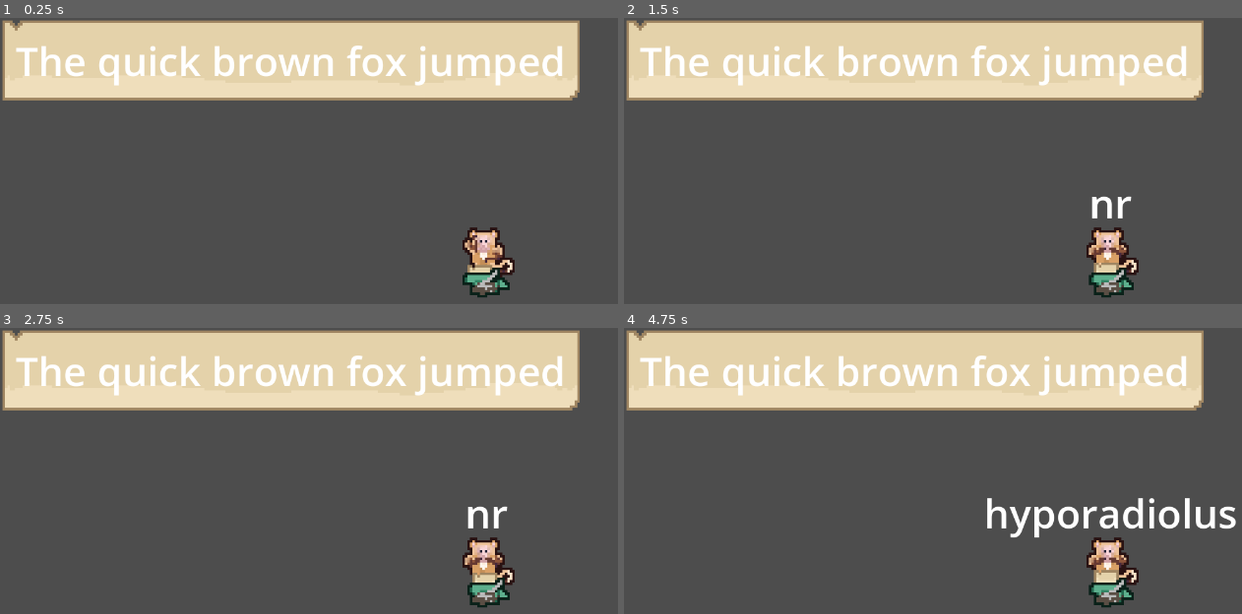
Above: before the commit, frames 1-4 (two rows, left to right).
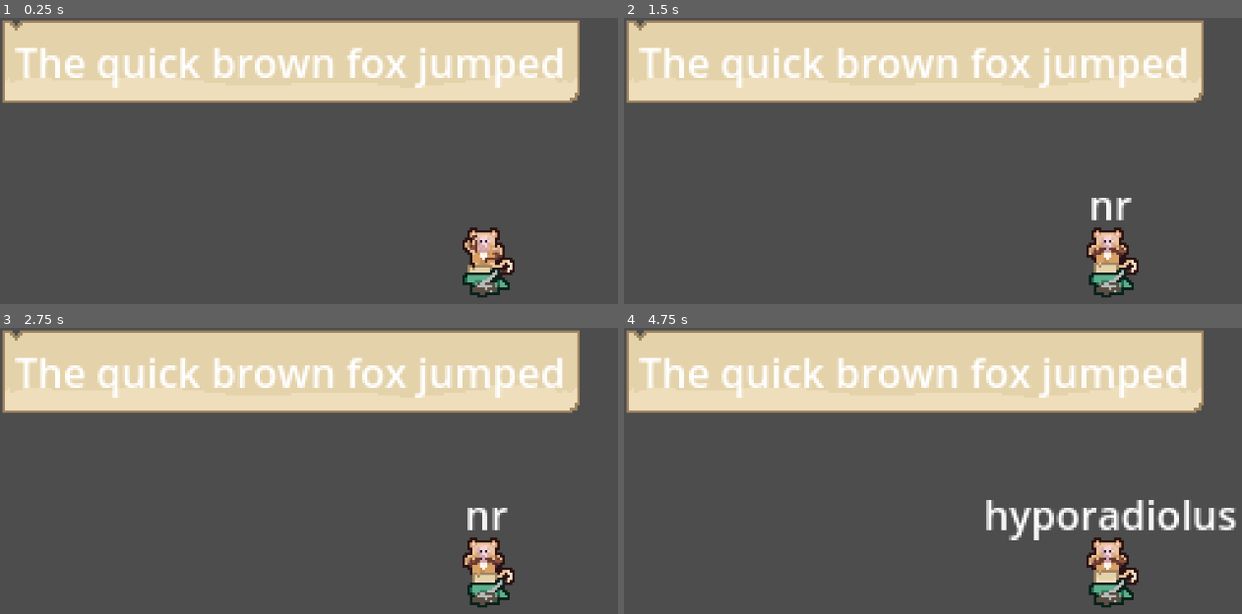
Above: after the commit, the same moments.

Repository: levienk/GMTK-Game-Jam-2024
Game: Godot game, scene res://game.tscn
Two runs of this game, one before a commit and one after it. Both use one fixed random seed, a clock stepped at 60 frames per second and the inputs below.
Inputs:
- Up to frame 1 (0.25 s): no input
- Up to frame 2 (1.5 s): no input
- Up to frame 3 (2.75 s): no input
- Up to frame 4 (4.75 s): no input

The runs differ from the first frame. In frame 1, 3.5% of the frame differs, in the area x 0-94%, y 9-30%; in frame 2, 3.7%; in frame 3, 3.7%; in frame 4, 4.9%, in the area x 0-100%, y 9-75%.

Commit message:
Change camera scale

Diff:
--- a/game.tscn
+++ b/game.tscn
@@ -15,6 +15,7 @@
 
 [node name="Camera2D" type="Camera2D" parent="."]
 anchor_mode = 0
+zoom = Vector2(4, 4)
 
 [node name="WordCard" parent="." instance=ExtResource("4_cx0x1")]
 
--- a/project.godot
+++ b/project.godot
@@ -20,7 +20,6 @@
 window/size/viewport_width=1260
 window/size/viewport_height=720
 window/size/resizable=false
-window/stretch/scale=4.0
 window/stretch/scale_mode="integer"
 
 [dotnet]
